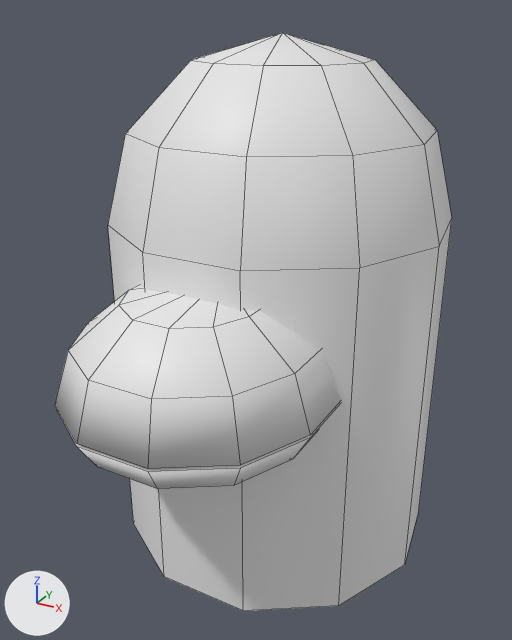
The Blender file animation.blend: old version first, new version second.
Before and after are seen from a 50 mm lens placed at (2.59, -5.11, 8.64), pointed at (0.01, -0.42, 6.29). The axes (+X, +Y, +Z) are drawn at lower left. The lights are the same throughout. Mesh edges are drawn as thin lines.
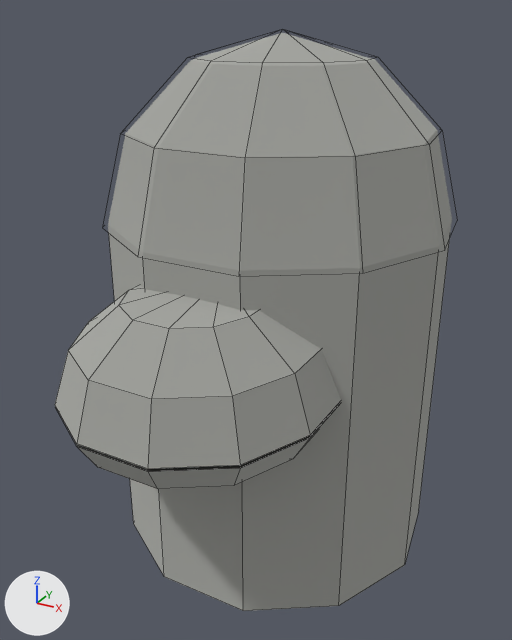
Location of each change, (x1, y1, x2, y2) in pixels of the pictures (512 x 640 px):
```json
{"object": "Sphere", "change": "recoloured", "before": [55, 33, 452, 611], "after": [55, 33, 452, 611]}
{"object": "BrainDome", "change": "added", "after": [102, 29, 457, 276]}
```

The change, as JSON lines over the scene's bpy script:
```json
{"op": "add", "block": "mat_vertexcolor", "code": ["mat_vertexcolor = bpy.data.materials.new('VertexColor')", "mat_vertexcolor.use_nodes = True; mat_vertexcolor.node_tree.nodes.clear()", "_N = mat_vertexcolor.node_tree.nodes; _L = mat_vertexcolor.node_tree.links", "n0 = _N.new('ShaderNodeOutputMaterial'); n0.name = 'Material Output'", "n1 = _N.new('ShaderNodeBsdfDiffuse'); n1.name = 'Diffuse BSDF'", "n1.inputs[1].default_value = 0.5  # 'Roughness'", "n2 = _N.new('ShaderNodeVertexColor'); n2.name = 'Vertex Color'", "_L.new(n1.outputs[0], n0.inputs[0])  # 'BSDF' to 'Surface'", "_L.new(n2.outputs[0], n1.inputs[0])  # 'Color' to 'Color'"]}
{"op": "add", "block": "mat_braindome", "code": ["mat_braindome = bpy.data.materials.new('BrainDome')", "mat_braindome.use_nodes = True; mat_braindome.node_tree.nodes.clear()", "_N = mat_braindome.node_tree.nodes; _L = mat_braindome.node_tree.links", "n0 = _N.new('ShaderNodeOutputMaterial'); n0.name = 'Material Output'", "n1 = _N.new('ShaderNodeBsdfPrincipled'); n1.name = 'Principled BSDF'", "n1.distribution = 'GGX'", "n1.subsurface_method = 'RANDOM_WALK_SKIN'", "n1.inputs[4].default_value = 0.0  # 'Alpha'", "n2 = _N.new('ShaderNodeVertexColor'); n2.name = 'Vertex Color'", "_L.new(n1.outputs[0], n0.inputs[0])  # 'BSDF' to 'Surface'", "_L.new(n2.outputs[0], n1.inputs[0])  # 'Color' to 'Base Color'"]}
{"block": "me_sphere", "where": "me_sphere.from_pydata(...)  # 95 vertices, 88 faces; spans x -1.38..1.38, y -2.28..1.41, z 4.13..8.47"}
{"block": "me_sphere", "where": "# used by ob_sphere; location = (0.0, 0.0, 0.0)"}
{"block": "me_sphere", "change": "me_sphere part 1: vertex colours changed"}
{"op": "add", "block": "me_sphere", "code": "me_sphere.materials.append(mat_vertexcolor)"}
{"op": "add", "block": "me_sphere_001", "code": ["me_sphere_001 = bpy.data.meshes.new('Sphere.001')", "me_sphere_001.from_pydata(...)  # 34 vertices, 33 faces; spans x -1.43..1.43, y -1.38..1.45, z 7.05..8.5", "me_sphere_001.materials.append(mat_braindome)"]}
{"op": "add", "block": "ob_braindome", "code": ["ob_braindome = bpy.data.objects.new('BrainDome', me_sphere_001)", "ob_braindome.location = (0.0, 0.0, 0.0)"]}
```
